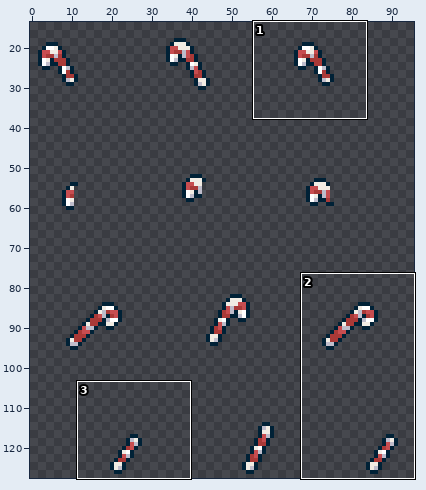
One commit to this sprite sheet: hidden/2f634f1dbb5e63597137fa077d6eabdfd2d9ae9b4134afd3bc18e67df333500d/candy.png. The picture above shows the old version from afar; the outline marks the close-up.
Close-up. The starting point:
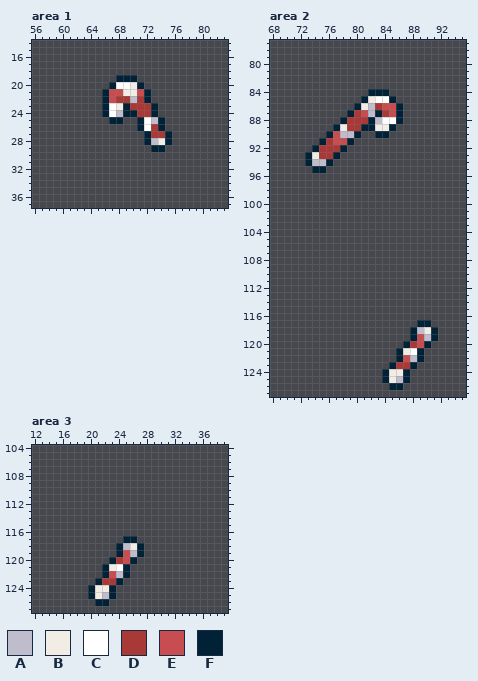
The file is 384x512 pixels, drawn in blocks of 4x4; one block is one cell here. Shown: area 1: x 56..83, y 14..37; area 2: x 68..95, y 77..127; area 3: x 12..39, y 104..127. The wide view leaves out empty margins.
Palette (. is transparent): A #bfbdcb  B #f1ece4  C #ffffff  D #a93937  E #c74d50  F #002136
Pixels before, area 1, first column x 66:
19 ..FFF.....
20 .FCCBF....
21 FEEBBEF...
22 FEDDADF...
23 FCBFDDDF..
24 FCAFFDDF..
25 .FF..FCAF.
26 .....FCDF.
27 ......FDDF
28 ......FABF
29 .......FF.
Pixels before, area 2, first column x 73:
 84 .........FFF.......
 85 ........FBCCF......
 86 .......FBADEEF.....
 87 ......FDEAFDEF.....
 88 .....FDDDFACCF.....
 89 ....FBDDFFBBF......
 90 ...FEAAF..FF.......
 91 ..FDEEF............
 92 .FDDDF.............
 93 FBDDF..............
 94 FAAF...............
 95 .FF................
 96 ...................
 97 ...................
 98 ...................
 99 ...................
100 ...................
101 ...................
102 ...................
103 ...................
104 ...................
105 ...................
106 ...................
107 ...................
108 ...................
109 ...................
110 ...................
111 ...................
112 ...................
113 ...................
114 ...................
115 ...................
116 ...................
117 ................FF.
118 ...............FABF
119 ...............FEAF
120 ..............FDEF.
121 .............FBCF..
122 .............FEAF..
123 ............FDDF...
124 ...........FBBF....
125 ...........FBAF....
126 ............FF.....
Pixels before, area 3, first column x 20:
117 .....FF.
118 ....FABF
119 ....FEAF
120 ...FDEF.
121 ..FBCF..
122 ..FEAF..
123 .FDDF...
124 FBBF....
125 FBAF....
126 .FF.....
The same view after the edit:
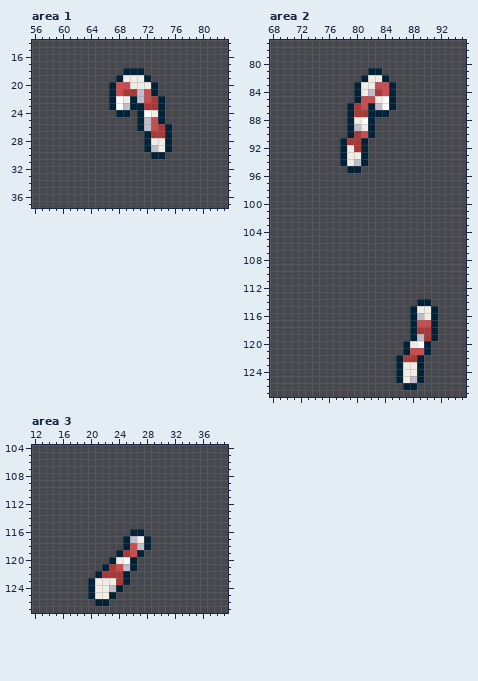
Diff:
Changed rows in their new state; - is an unchanged pixel.
Area 1:
first column x 66:
18 ---FFF----
19 ---BBBF---
20 --EE-BBF--
21 .F-DDAEF--
22 .FCBFAEDF-
23 .FCAFF-DF-
24 ..F-.FCBF-
25 -..---AE--
26 ------AEDF
28 -------B--
29 ------FABF
30 -------FF-
Area 2:
first column x 73:
 81 ---------FF---
 82 --------FBBF--
 83 -------FBBEEF-
 84 -------FBADEF-
 85 -------FEEB---
 86 ------FDEFACF.
 87 --------DF-F..
 88 -----.FBC-....
 89 ----..FAB-...-
 90 ---...FDEF..--
 91 --...FDDF-----
 92 -....-BDF-----
 93 .....FBBF-----
 94 ....-FBAF-----
 95 -..---FF------
first column x 84:
114 -----FF-
115 ----FBBF
116 ----FABF
117 ----FEEF
118 -----DD-
119 -----AD-
120 ----BC--
121 --.FEEF-
122 ---DD---
123 -.FBBF--
124 ..FBBF--
125 ..FBAF--
126 -..FF---
Area 3:
first column x 20:
116 ------FF-
117 ------ABF
118 ----.FEAF
119 -----DE--
120 ----BC---
121 ---DEAF--
122 -FDDD----
123 FBBBDF---
124 ---AF----
125 --B------
